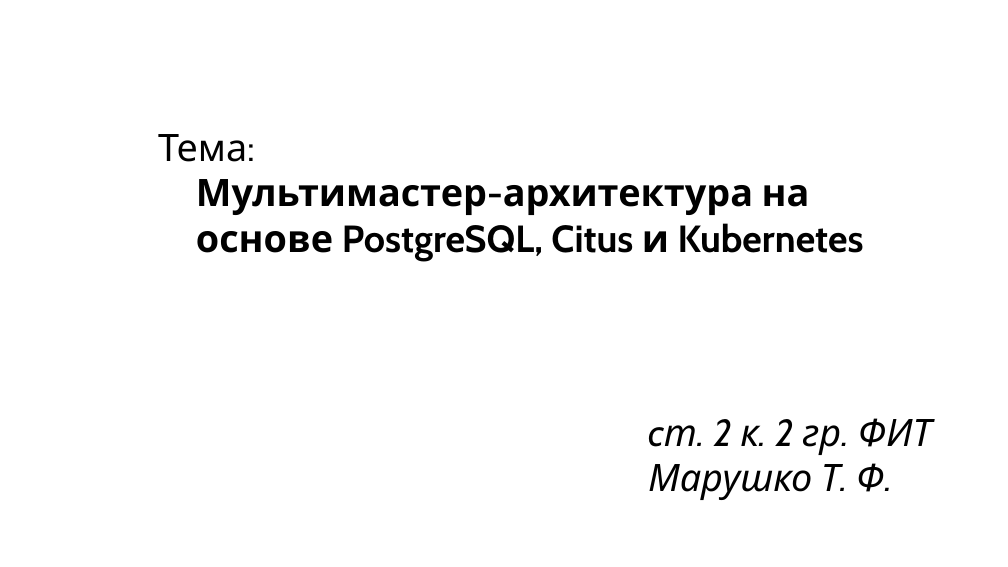
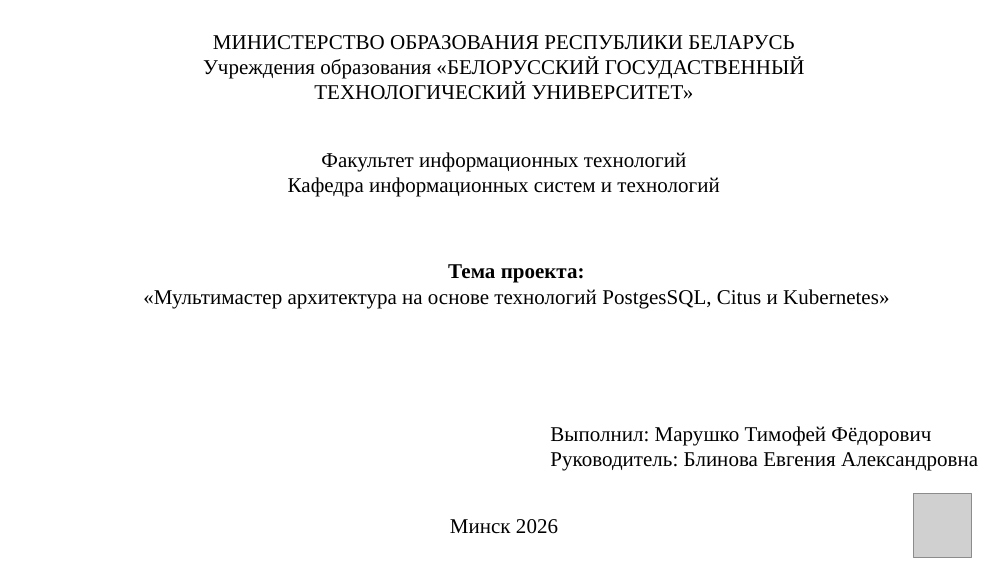
Before and after one commit to martim-x/K8sCitusCluster, a slide deck: slide 1 of conference/resources/Conference_v_last.pptx. Drawn at 1008x567 pixels with LibreOffice and Linux fonts; fonts in the diff are those of the drawing; grey boxes stand for pictures. Boxes give left, top, right and bottom in pixels: in the first picture for what was removed or moved away, otherwise in the second. Text is boxed around its words. In the diff, an @@ line names an element or a change of style, - is before the commit and + after.

```diff
--- a/conference/resources/Conference_v_last.pptx
+++ b/conference/resources/Conference_v_last.pptx
@@ text added at [203,35,805,100], 20 pt, text #000000 @@
+МИНИСТЕРСТВО ОБРАЗОВАНИЯ РЕСПУБЛИКИ БЕЛАРУСЬ
+Учреждения образования «БЕЛОРУССКИЙ ГОСУДАСТВЕННЫЙ ТЕХНОЛОГИЧЕСКИЙ УНИВЕРСИТЕТ»
@@ text added at [288,152,719,196], 20 pt, text #000000 @@
+Факультет информационных технологий
+Кафедра информационных систем и технологий
@@ text at [143,264,889,308]: text changed; size 36 to 20 pt; font Cabin to Times New Roman; bold off @@
-Тема:
-  Мультимастер-архитектура на основе PostgreSQL, Citus и Kubernetes
+Тема проекта:
+«Мультимастер архитектура на основе технологий PostgesSQL, Citus и Kubernetes»
@@ text removed at [648,418,932,500] @@
-cт. 2 к. 2 гр. ФИТ
-Марушко Т. Ф.
@@ text added at [550,426,978,471], 20 pt, text #000000 @@
+Выполнил: Марушко Тимофей Фёдорович
+Руководитель: Блинова Евгения Александровна
@@ picture added at [913,494,972,558] @@
@@ text added at [450,519,558,534], 20 pt, text #000000 @@
+Минск 2026
```
Also in this commit, not shown: 1 other slide changed, 3 other files.
